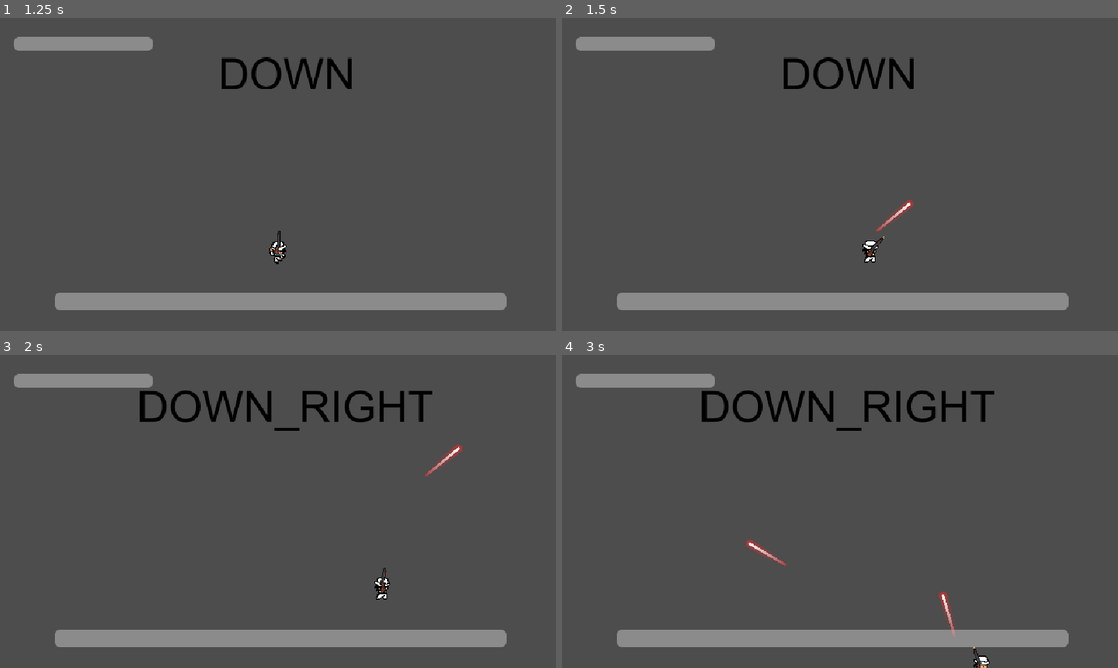
Above: before the commit, frames 1-4 (two rows, left to right).
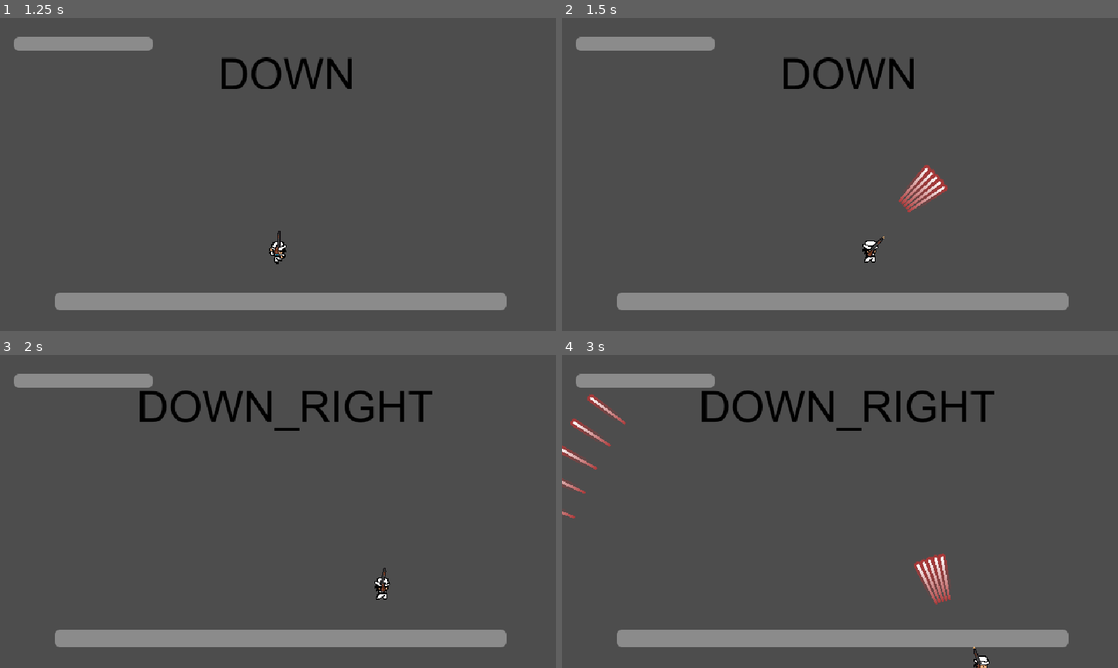
Above: after the commit, the same moments.

Repository: Kuran-002/Project-F
Game: Godot game, scene res://levels/main_menu/main_menu.tscn
The game is run twice, just before and just after one commit, with the same random seed, the same clock (stepped at 60 frames per second) and the same inputs.
Inputs (mouse positions are in pixels of both pictures, inside the frame that each line leads up to):
- Up to frame 1 (1.25 s): click "Play" at 0.5 s
- Up to frame 2 (1.5 s): move the mouse to (962, 158) at 1.27 s; hold D (move_right) from 1.28 s (still down); click (962, 158) at 1.35 s
- Up to frame 3 (2 s): keep holding D (move_right)
- Up to frame 4 (3 s): move the mouse to (728, 527) at 2.02 s; release D (move_right) at 2.03 s; hold S (move_down) 2.03-2.78 s; tap Space (dodge) at 2.1 s; click (728, 527) at 2.3 s; move the mouse to (895, 442) at 2.77 s; hold D (move_right) from 2.78 s (still down); click (895, 442) at 2.85 s

Frame 1 is identical in both runs. In frame 2, 0.8% of the frame differs, in the area x 56-70%, y 46-69%; in frame 3, 0.2%; in frame 4, 1.4%, in the area x 0-71%, y 12-90%.

Commit message:
Added spread to shotgun bullets

Diff:
--- a/bullet.gd
+++ b/bullet.gd
@@ -1,6 +1,6 @@
 extends Area2D
 
-const SPEED:float = 333.0 		# Speed of the bullet
+const SPEED:float = 700 		# Speed of the bullet
 
 # Called when the node enters the scene tree for the first time.
 func _ready() -> void:
--- a/shotgun.gd
+++ b/shotgun.gd
@@ -2,7 +2,6 @@
 @export var Bullet: PackedScene
 
 const MAX_AMMO = 2				# Maximum amount of ammo
-
 var curr_ammo = 0				# Current amount of ammo
 
 # Called when the node enters the scene tree for the first time.
@@ -14,8 +13,16 @@
 func shoot() -> void:
 	$AnimatedSprite2D.animation = "idle"
 	var b = Bullet.instantiate()
+	var offset = -10
 	get_tree().current_scene.add_child(b)
 	b.global_transform = $Muzzle.global_transform
+	b.global_rotation_degrees += offset
+	for i in range(4):
+		offset += 4
+		b = Bullet.instantiate()
+		get_tree().current_scene.add_child(b)
+		b.global_transform = $Muzzle.global_transform
+		b.global_rotation_degrees += offset
 	$AnimatedSprite2D.play("shoot")
 
 
